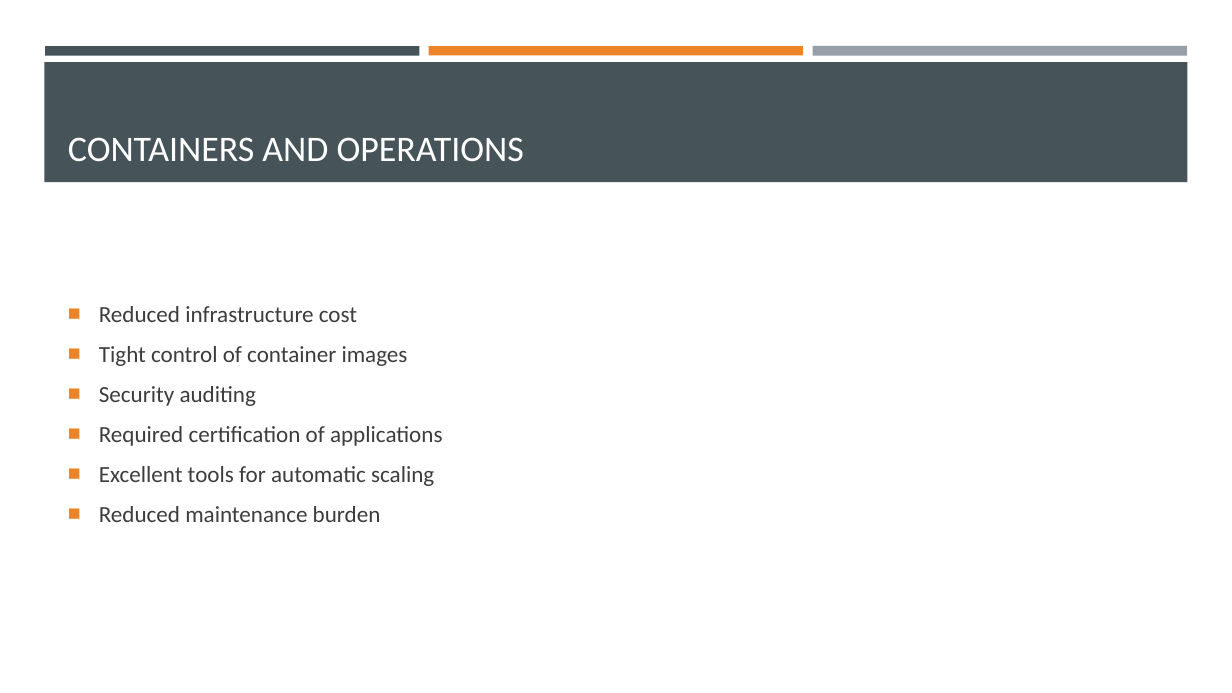
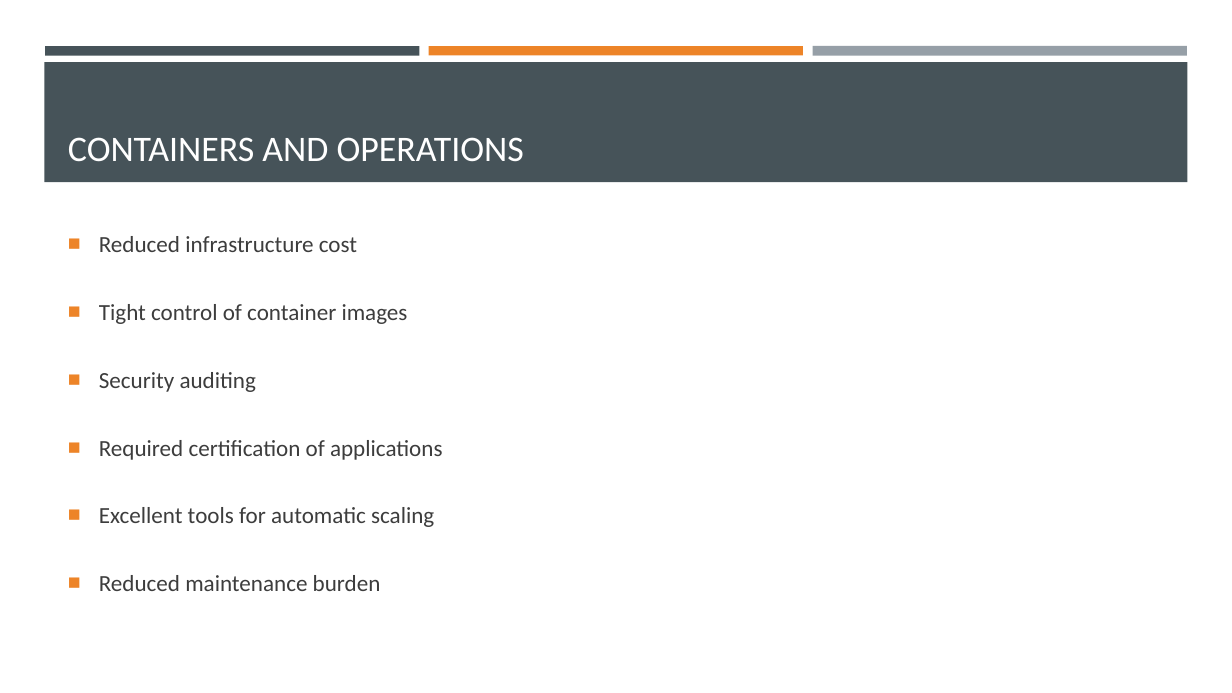
Before and after one commit to EnterpriseProductsLP/introduction-to-docker, a slide deck: slide 29 of presentation/presentation.pptx (slide 27 before the commit). Drawn at 1232x693 pixels with LibreOffice and Linux fonts; fonts in the diff are those of the drawing. Boxes give left, top, right and bottom in pixels: in the first picture for what was removed or moved away, otherwise in the second. Text is boxed around its words. In the diff, an @@ line names an element or a change of style, - is before the commit and + after.

```diff
--- a/presentation/presentation.pptx
+++ b/presentation/presentation.pptx
@@ text "Reduced infrastructure cost" at <box>99,236,442,591</box>: line spacing 1 to 2 @@
```
Also in this commit, not shown: 6 other slides changed, 5 slides added.
